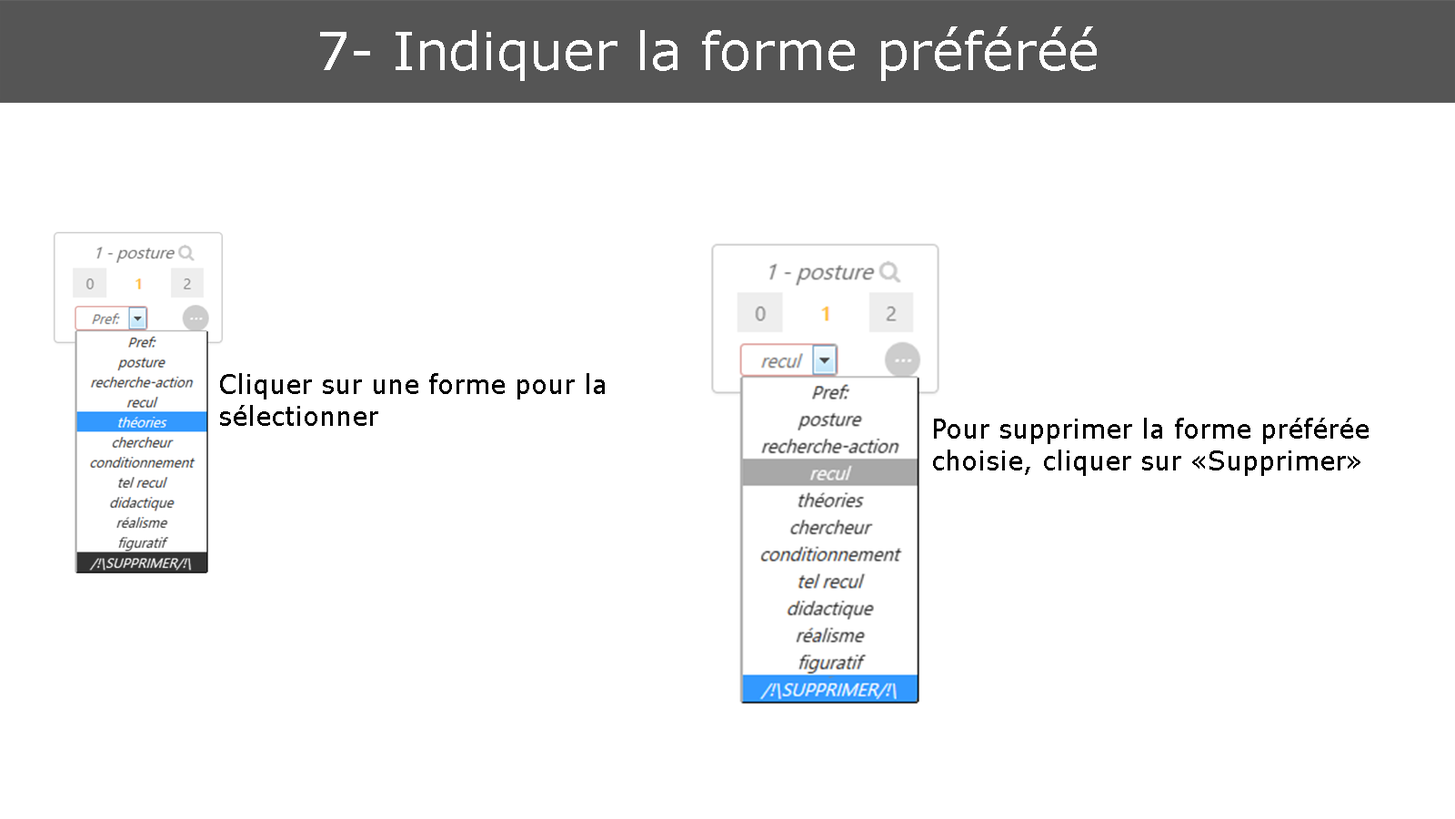
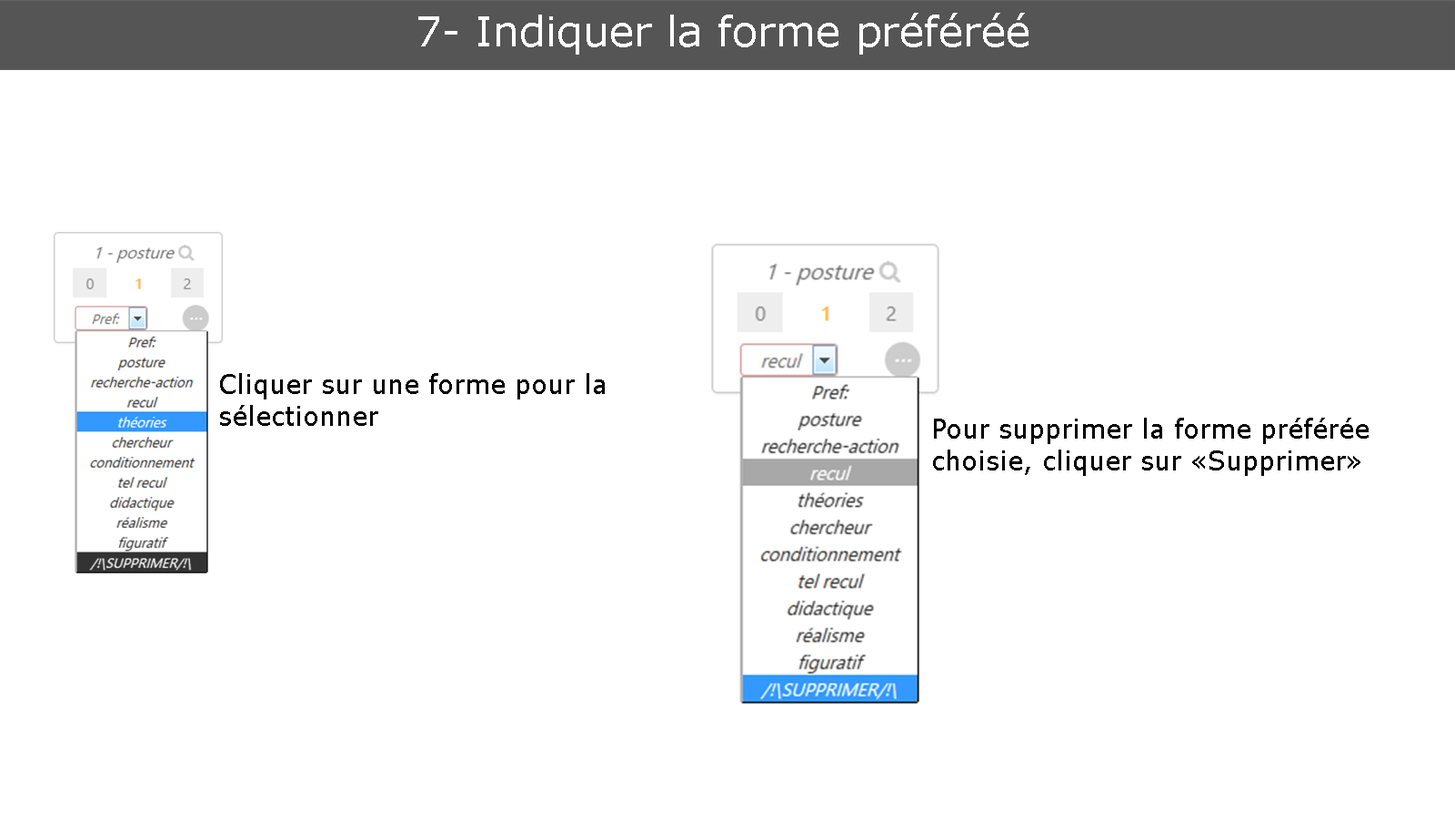
Layers edited between the first and the second 1455x819 image:
painted on "7- Indiquer la forme préféréé" over (320, 12, 1097, 81)
painted on "Calque 2" over (0, 0, 1455, 103)
added layer "fond blanc" (2nd of 2) over (0, 0, 1455, 103)
